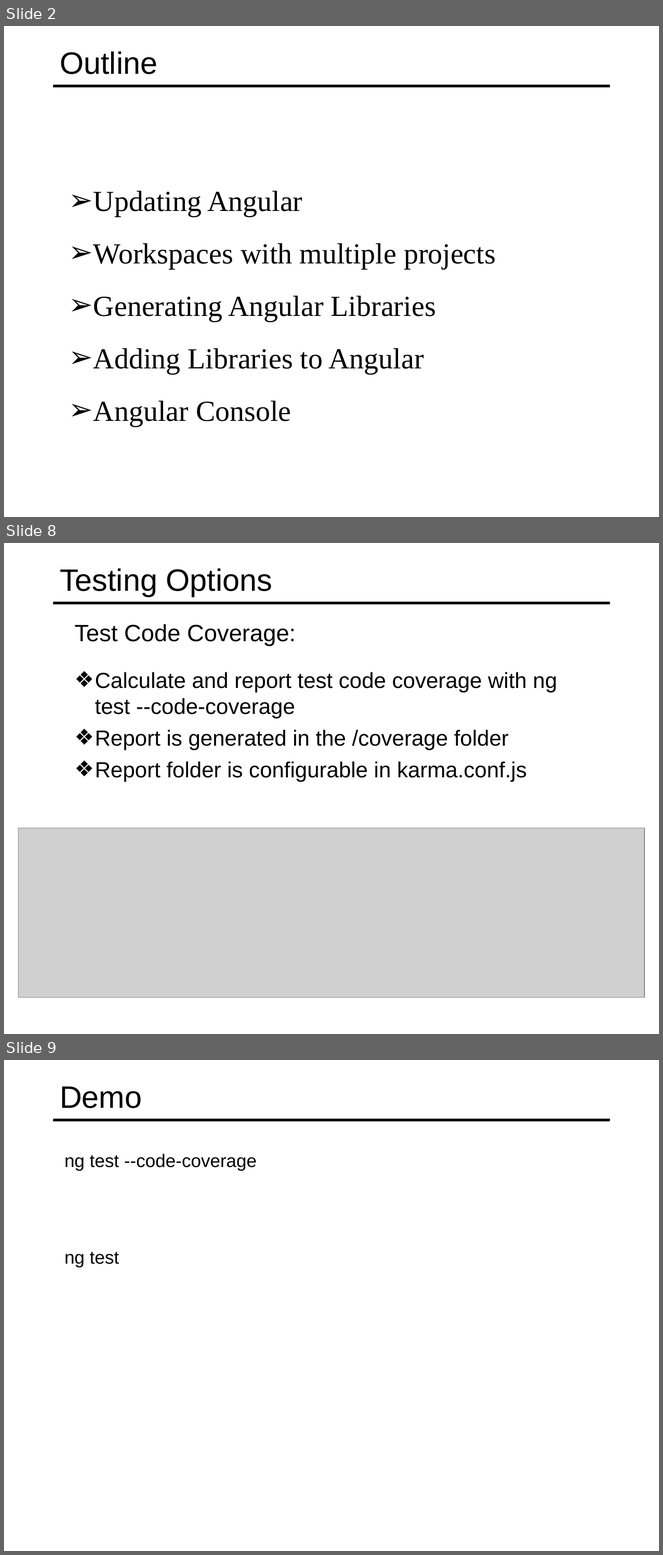
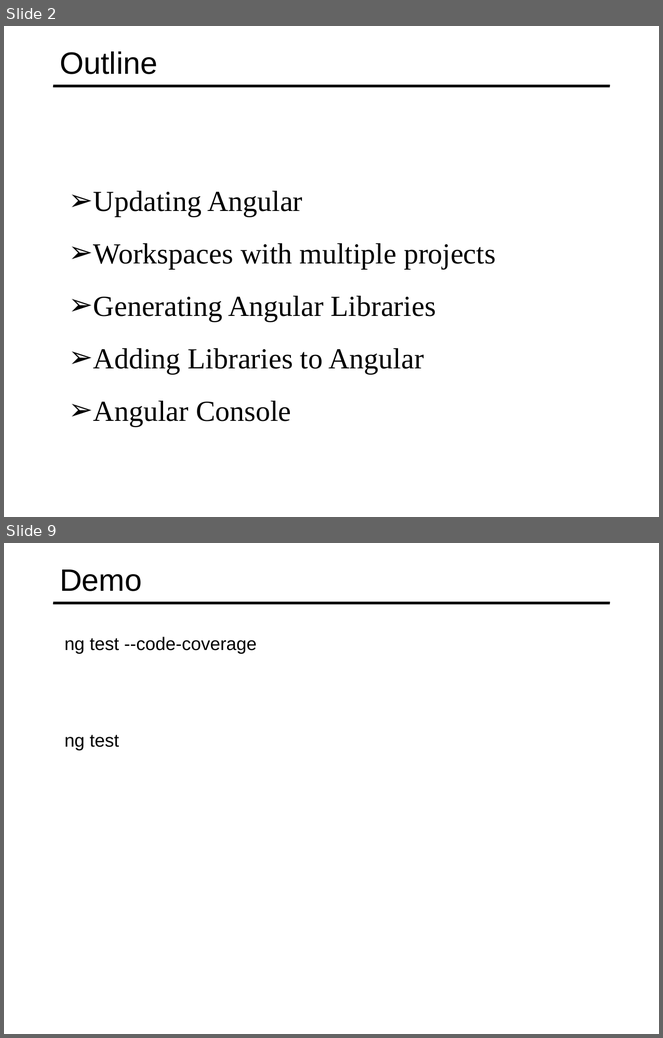
Before and after one commit to specter01wj/Jago_Link_Training, a slide deck: Angular/Angular7/Angular CLI/8.Tooling Features/L8_Tooling Features.ppt. Shown one above the other, each under a label of ours: slides 2, 8 and 9 before the commit, slides 2 and 9 after it; the slides between them are not shown. The pictures are 663x1555 and 663x1038 pixels, drawn with LibreOffice and Linux fonts; fonts in the diff are those of the drawing; grey boxes stand for pictures. Boxes give left, top, right and bottom in pixels: in the first picture for what was removed or moved away, otherwise in the second. Text is boxed around its words. In the diff, an @@ line names an element or a change of style, - is before the commit and + after.

```diff
--- a/Angular/Angular7/Angular CLI/8.Tooling Features/L8_Tooling Features.ppt
+++ b/Angular/Angular7/Angular CLI/8.Tooling Features/L8_Tooling Features.ppt
@@ slide 8 removed at bbox=[4, 543, 659, 1034], background #FFFFFF; not listed: 1 template element that a slide beside it also shows @@
@@ title removed at bbox=[60, 568, 273, 596] @@
-Testing Options
@@ text removed at bbox=[75, 624, 296, 646] @@
-  Test Code Coverage:
@@ text removed at bbox=[95, 672, 557, 782] @@
-  ❖ Calculate and report test code coverage with ng test --code-coverage
-  ❖ Report is generated in the /coverage folder
-  ❖ Report folder is configurable in karma.conf.js
@@ picture removed at bbox=[19, 828, 645, 997] @@
```
Also in this commit, not shown: 4 slides changed, 9 slides added, 4 other slides removed.
